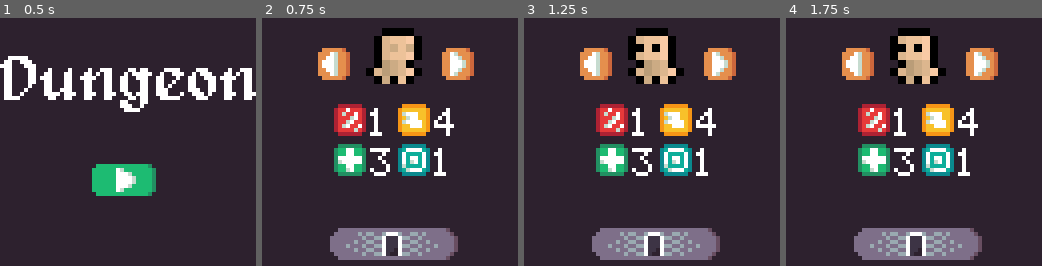
Above: before the commit, frames 1-4 (left to right).
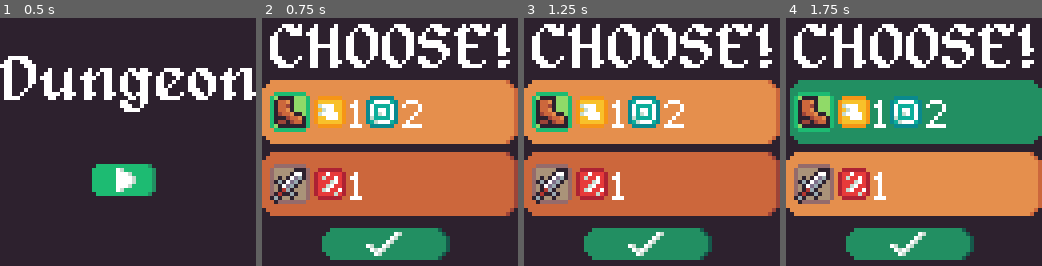
Above: after the commit, the same moments.

Repository: dyerw/Dungeon64
Game: Godot game, scene res://main.tscn
The game is run twice, just before and just after one commit, with the same random seed, the same clock (stepped at 60 frames per second) and the same inputs.
Inputs (mouse positions are in pixels of both pictures, inside the frame that each line leads up to):
- Up to frame 1 (0.5 s): no input
- Up to frame 2 (0.75 s): click (384, 179) at 0.5 s
- Up to frame 3 (1.25 s): no input
- Up to frame 4 (1.75 s): click (914, 112) at 1.27 s

Frame 1 is identical in both runs. In frame 2, 68% of the frame differs, in the area x 0-100%, y 2-98%; in frame 3, 68%; in frame 4, 68%.

Commit message:
Finish CHOOSE screen

Diff:
--- a/DamageStatDisplay.tscn
+++ /dev/null
@@ -1,5 +0,0 @@
-[gd_scene load_steps=2 format=2]
-
-[ext_resource path="res://ui/stat_display/BaseStatDisplay.tscn" type="PackedScene" id=1]
-
-[node name="DamageStatDisplay" instance=ExtResource( 1 )]
--- a/main.gd
+++ b/main.gd
@@ -3,6 +3,7 @@
 var main_menu_screen = preload("res://screens/main_menu/MainMenu.tscn")
 var party_management_screen = preload("res://screens/party_management/PartyManagement.tscn")
 var dungeon_screen = preload("res://screens/dungeon/Dungeon.tscn")
+var reward_menu_scene = preload("res://screens/reward_menu/RewardMenu.tscn")
 
 var human = preload("res://units/Human/Human.tscn")
 var archer = preload("res://units/Archer/Archer.tscn")
@@ -20,6 +21,22 @@
 func _play_game():
 	print("play game!")
 	remove_child(get_child(0))
-	var scene = party_management_screen.instance()
+	var scene = reward_menu_scene.instance()
 	add_child(scene)
-	scene.initialize(_party)
+	scene.initialize([
+		{
+			"type": "boot",
+			"rarity": "uncommon",
+			"stats": {
+				"movement": 1,
+				"attack_range": 2
+			}
+		},
+		{
+			"type": "sword",
+			"rarity": "common",
+			"stats": {
+				"damage": 1
+			}
+		}
+	])
--- a/project.godot
+++ b/project.godot
@@ -13,6 +13,11 @@
 "class": "DefaultEnemyBehavior",
 "language": "GDScript",
 "path": "res://screens/dungeon/ai/DefaultEnemyBehavior.gd"
+}, {
+"base": "",
+"class": "GitAPI",
+"language": "NativeScript",
+"path": "res://addons/godot-git-plugin/git_api.gdns"
 }, {
 "base": "Reference",
 "class": "Pathing",
@@ -31,6 +36,7 @@
 } ]
 _global_script_class_icons={
 "DefaultEnemyBehavior": "",
+"GitAPI": "",
 "Pathing": "",
 "ScreenLock": "",
 "UUID": ""
@@ -51,6 +57,11 @@
 window/stretch/mode="viewport"
 window/stretch/aspect="keep"
 
+[editor]
+
+version_control_autoload_on_startup=true
+version_control_plugin_name="GitAPI"
+
 [physics]
 
 common/enable_pause_aware_picking=true
--- a/resources/frames/ArcherFrames.tres
+++ b/resources/frames/ArcherFrames.tres
@@ -1,50 +1,6 @@
 [gd_resource type="SpriteFrames" load_steps=29 format=2]
 
 [ext_resource path="res://images/archer.png" type="Texture" id=1]
-
-[sub_resource type="AtlasTexture" id=1]
-atlas = ExtResource( 1 )
-region = Rect2( 0, 0, 10, 10 )
-
-[sub_resource type="AtlasTexture" id=2]
-atlas = ExtResource( 1 )
-region = Rect2( 10, 0, 10, 10 )
-
-[sub_resource type="AtlasTexture" id=3]
-atlas = ExtResource( 1 )
-region = Rect2( 20, 0, 10, 10 )
-
-[sub_resource type="AtlasTexture" id=4]
-atlas = ExtResource( 1 )
-region = Rect2( 30, 0, 10, 10 )
-
-[sub_resource type="AtlasTexture" id=5]
-atlas = ExtResource( 1 )
-region = Rect2( 40, 0, 10, 10 )
-
-[sub_resource type="AtlasTexture" id=6]
-atlas = ExtResource( 1 )
-region = Rect2( 50, 0, 10, 10 )
-
-[sub_resource type="AtlasTexture" id=7]
-atlas = ExtResource( 1 )
-region = Rect2( 60, 0, 10, 10 )
-
-[sub_resource type="AtlasTexture" id=8]
-atlas = ExtResource( 1 )
-region = Rect2( 230, 0, 10, 10 )
-
-[sub_resource type="AtlasTexture" id=9]
-atlas = ExtResource( 1 )
-region = Rect2( 240, 0, 10, 10 )
-
-[sub_resource type="AtlasTexture" id=10]
-atlas = ExtResource( 1 )
-region = Rect2( 250, 0, 10, 10 )
-
-[sub_resource type="AtlasTexture" id=11]
-atlas = ExtResource( 1 )
-region = Rect2( 260, 0, 10, 10 )
 
 [sub_resource type="AtlasTexture" id=12]
 atlas = ExtResource( 1 )
@@ -110,9 +66,58 @@
 atlas = ExtResource( 1 )
 region = Rect2( 220, 0, 10, 10 )
 
+[sub_resource type="AtlasTexture" id=1]
+atlas = ExtResource( 1 )
+region = Rect2( 0, 0, 10, 10 )
+
+[sub_resource type="AtlasTexture" id=2]
+atlas = ExtResource( 1 )
+region = Rect2( 10, 0, 10, 10 )
+
+[sub_resource type="AtlasTexture" id=3]
+atlas = ExtResource( 1 )
+region = Rect2( 20, 0, 10, 10 )
+
+[sub_resource type="AtlasTexture" id=4]
+atlas = ExtResource( 1 )
+region = Rect2( 30, 0, 10, 10 )
+
+[sub_resource type="AtlasTexture" id=5]
+atlas = ExtResource( 1 )
+region = Rect2( 40, 0, 10, 10 )
+
+[sub_resource type="AtlasTexture" id=6]
+atlas = ExtResource( 1 )
+region = Rect2( 50, 0, 10, 10 )
+
+[sub_resource type="AtlasTexture" id=7]
+atlas = ExtResource( 1 )
+region = Rect2( 60, 0, 10, 10 )
+
+[sub_resource type="AtlasTexture" id=8]
+atlas = ExtResource( 1 )
+region = Rect2( 230, 0, 10, 10 )
+
+[sub_resource type="AtlasTexture" id=9]
+atlas = ExtResource( 1 )
+region = Rect2( 240, 0, 10, 10 )
+
+[sub_resource type="AtlasTexture" id=10]
+atlas = ExtResource( 1 )
+region = Rect2( 250, 0, 10, 10 )
+
+[sub_resource type="AtlasTexture" id=11]
+atlas = ExtResource( 1 )
+region = Rect2( 260, 0, 10, 10 )
+
 [resource]
 resource_local_to_scene = true
 animations = [ {
+"frames": [ SubResource( 12 ), SubResource( 13 ), SubResource( 14 ), SubResource( 15 ), SubResource( 16 ), SubResource( 17 ), SubResource( 18 ), SubResource( 19 ), SubResource( 20 ), SubResource( 21 ), SubResource( 22 ), SubResource( 23 ), SubResource( 24 ), SubResource( 25 ), SubResource( 26 ), SubResource( 27 ) ],
+"loop": true,
+"name": "attack",
+"speed": 5.0
+}, {
 "frames": [ SubResource( 1 ), SubResource( 2 ), SubResource( 3 ), SubResource( 4 ), SubResource( 5 ), SubResource( 6 ), SubResource( 7 ) ],
 "loop": true,
 "name": "default",
@@ -122,9 +127,4 @@
 "loop": true,
 "name": "move",
 "speed": 5.0
-}, {
-"frames": [ SubResource( 12 ), SubResource( 13 ), SubResource( 14 ), SubResource( 15 ), SubResource( 16 ), SubResource( 17 ), SubResource( 18 ), SubResource( 19 ), SubResource( 20 ), SubResource( 21 ), SubResource( 22 ), SubResource( 23 ), SubResource( 24 ), SubResource( 25 ), SubResource( 26 ), SubResource( 27 ) ],
-"loop": true,
-"name": "attack",
-"speed": 5.0
 } ]
--- a/screens/party_management/PartyManagement.tscn
+++ b/screens/party_management/PartyManagement.tscn
@@ -20,7 +20,7 @@
 position = Vector2( 34, 11 )
 scale = Vector2( 2, 2 )
 frames = ExtResource( 4 )
-frame = 5
+frame = 3
 playing = true
 
 [node name="BlockStatDisplay" parent="Panel" instance=ExtResource( 2 )]
--- /dev/null
+++ b/screens/reward_menu/RewardMenu.gd
@@ -0,0 +1,59 @@
+extends Control
+
+var health_stat_display = preload("res://ui/stat_display/HealthStatDisplay.tscn")
+var movement_stat_display = preload("res://ui/stat_display/MovementStatDisplay.tscn")
+var range_stat_display = preload("res://ui/stat_display/RangeStatDisplay.tscn")
+var damage_stat_display = preload("res://ui/stat_display/DamageStatDisplay.tscn")
+
+var selected_button_texture = preload("res://images/ui/screen_wide_button_selected.png")
+
+var stat_to_display = {
+	"damage": damage_stat_display,
+	"movement": movement_stat_display,
+	"health": health_stat_display,
+	"attack_range": range_stat_display
+}
+
+var _selected_item = null
+
+onready var button_one = get_node("%ItemOneButton")
+onready var button_two = get_node("%ItemTwoButton")
+onready var item_display_one = get_node("%ItemOneDisplay")
+onready var item_display_two = get_node("%ItemTwoDisplay")
+
+
+func initialize(items):
+	item_display_one.set_item(items[0]["rarity"], items[0]["type"])
+	display_stats(items[0], button_one)
+
+	item_display_two.set_item(items[1]["rarity"], items[1]["type"])
+	display_stats(items[1], button_two)
+
+
+func display_stats(item, button):
+	var left_margin = 13
+	var i = 0
+	for stat in item.stats:
+		var stat_display = stat_to_display[stat].instance()
+		stat_display.set_value(item.stats[stat])
+		button.add_child(stat_display)
+		stat_display.rect_position = Vector2(13 + i * left_margin, 4)
+		stat_display.mouse_filter = MOUSE_FILTER_PASS
+		i += 1
+
+
+func _select_item(i):
+	if i == 0:
+		button_one.disabled = true
+		button_two.disabled = false
+	else:
+		button_one.disabled = false
+		button_two.disabled = true
+
+
+func _on_ItemOneButton_pressed():
+	_select_item(0)
+
+
+func _on_ItemTwoButton_pressed():
+	_select_item(1)
--- /dev/null
+++ b/screens/reward_menu/RewardMenu.tscn
@@ -0,0 +1,82 @@
+[gd_scene load_steps=13 format=2]
+
+[ext_resource path="res://theme.tres" type="Theme" id=1]
+[ext_resource path="res://images/ui/screen_wide_button_selected.png" type="Texture" id=2]
+[ext_resource path="res://images/ui/check_button.png" type="Texture" id=3]
+[ext_resource path="res://fonts/alagard.ttf" type="DynamicFontData" id=4]
+[ext_resource path="res://ui/item_display/ItemDisplay.tscn" type="PackedScene" id=5]
+[ext_resource path="res://images/ui/screen_wide_button.png" type="Texture" id=6]
+[ext_resource path="res://images/ui/screen_wide_button_pushed.png" type="Texture" id=7]
+[ext_resource path="res://images/ui/screen_wide_button_hover.png" type="Texture" id=8]
+[ext_resource path="res://screens/reward_menu/RewardMenu.gd" type="Script" id=9]
+[ext_resource path="res://images/ui/check_button_hover.png" type="Texture" id=10]
+[ext_resource path="res://images/ui/check_button_pressed.png" type="Texture" id=11]
+
+[sub_resource type="DynamicFont" id=1]
+font_data = ExtResource( 4 )
+
+[node name="RewardMenu" type="Control"]
+anchor_right = 1.0
+anchor_bottom = 1.0
+script = ExtResource( 9 )
+
+[node name="BackgroundPanel" type="Panel" parent="."]
+margin_right = 64.0
+margin_bottom = 64.0
+theme = ExtResource( 1 )
+
+[node name="ChooseLabel" type="Label" parent="BackgroundPanel"]
+margin_left = 2.0
+margin_top = 1.0
+margin_right = 81.0
+margin_bottom = 16.0
+custom_fonts/font = SubResource( 1 )
+text = "CHOOSE!"
+
+[node name="ItemOneButton" type="TextureButton" parent="BackgroundPanel"]
+unique_name_in_owner = true
+margin_top = 16.0
+margin_right = 64.0
+margin_bottom = 32.0
+texture_normal = ExtResource( 6 )
+texture_pressed = ExtResource( 7 )
+texture_hover = ExtResource( 8 )
+texture_disabled = ExtResource( 2 )
+
+[node name="ItemOneDisplay" parent="BackgroundPanel/ItemOneButton" instance=ExtResource( 5 )]
+unique_name_in_owner = true
+margin_left = 2.0
+margin_top = 3.0
+margin_right = -52.0
+margin_bottom = -3.0
+mouse_filter = 1
+
+[node name="ItemTwoButton" type="TextureButton" parent="BackgroundPanel"]
+unique_name_in_owner = true
+margin_top = 34.0
+margin_right = 64.0
+margin_bottom = 50.0
+texture_normal = ExtResource( 6 )
+texture_pressed = ExtResource( 7 )
+texture_hover = ExtResource( 8 )
+texture_disabled = ExtResource( 2 )
+
+[node name="ItemTwoDisplay" parent="BackgroundPanel/ItemTwoButton" instance=ExtResource( 5 )]
+unique_name_in_owner = true
+margin_left = 2.0
+margin_top = 3.0
+margin_right = -52.0
+margin_bottom = -3.0
+mouse_filter = 1
+
+[node name="ContinueButton" type="TextureButton" parent="BackgroundPanel"]
+margin_left = 15.0
+margin_top = 53.0
+margin_right = 47.0
+margin_bottom = 61.0
+texture_normal = ExtResource( 3 )
+texture_pressed = ExtResource( 11 )
+texture_hover = ExtResource( 10 )
+
+[connection signal="pressed" from="BackgroundPanel/ItemOneButton" to="." method="_on_ItemOneButton_pressed"]
+[connection signal="pressed" from="BackgroundPanel/ItemTwoButton" to="." method="_on_ItemTwoButton_pressed"]
--- /dev/null
+++ b/ui/item_display/ItemDisplay.gd
@@ -0,0 +1,23 @@
+extends Control
+
+var boot_texture = preload("res://images/items/boot.png")
+var sword_texture = preload("res://images/items/sword.png")
+
+var common_background_texture = preload("res://images/items/common.png")
+var uncommon_background_texture = preload("res://images/items/uncommon.png")
+var rare_background_texture = preload("res://images/items/rare.png")
+
+var rarity_to_texture = {
+	"common": common_background_texture,
+	"uncommon": uncommon_background_texture,
+	"rare": rare_background_texture
+}
+
+var item_to_texture = {
+	"boot": boot_texture,
+	"sword": sword_texture
+}
+
+func set_item(rarity, type):
+	$RarityBackground.texture = rarity_to_texture[rarity]
+	$ItemImage.texture = item_to_texture[type]
--- /dev/null
+++ b/ui/item_display/ItemDisplay.tscn
@@ -0,0 +1,22 @@
+[gd_scene load_steps=4 format=2]
+
+[ext_resource path="res://images/items/boot.png" type="Texture" id=1]
+[ext_resource path="res://images/items/common.png" type="Texture" id=2]
+[ext_resource path="res://ui/item_display/ItemDisplay.gd" type="Script" id=3]
+
+[node name="ItemDisplay" type="Control"]
+anchor_right = 1.0
+anchor_bottom = 1.0
+margin_right = -54.0
+margin_bottom = -54.0
+script = ExtResource( 3 )
+
+[node name="RarityBackground" type="TextureRect" parent="."]
+margin_right = 40.0
+margin_bottom = 40.0
+texture = ExtResource( 2 )
+
+[node name="ItemImage" type="TextureRect" parent="."]
+margin_right = 40.0
+margin_bottom = 40.0
+texture = ExtResource( 1 )
Binary file added: images/items/boot.png
Not shown, added: images/items/boot.png.import
Binary file added: images/items/common.png
Not shown, added: images/items/common.png.import
Binary file added: images/items/rare.png
Not shown, added: images/items/rare.png.import
Binary file added: images/items/sword.png
Not shown, added: images/items/sword.png.import
Binary file added: images/items/uncommon.png
Not shown, added: images/items/uncommon.png.import
Binary file added: images/ui/check_button.png
Not shown, added: images/ui/check_button.png.import
(and 13 more such lines)
